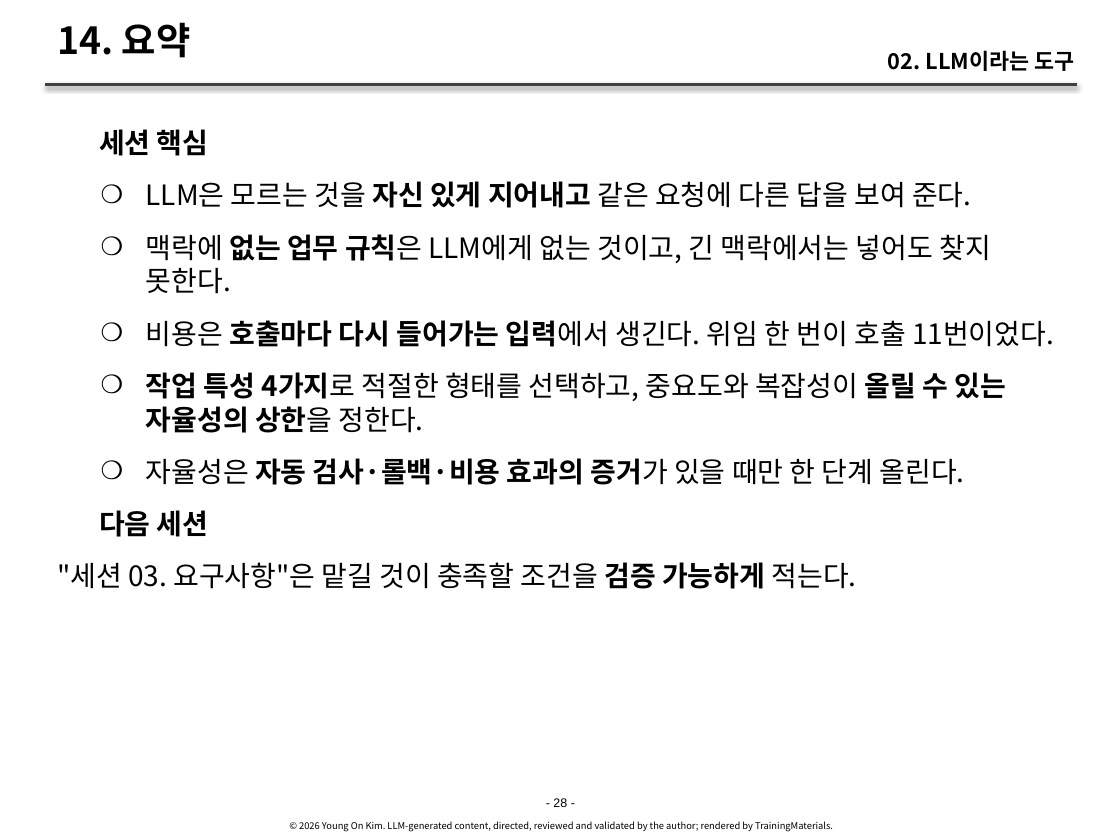
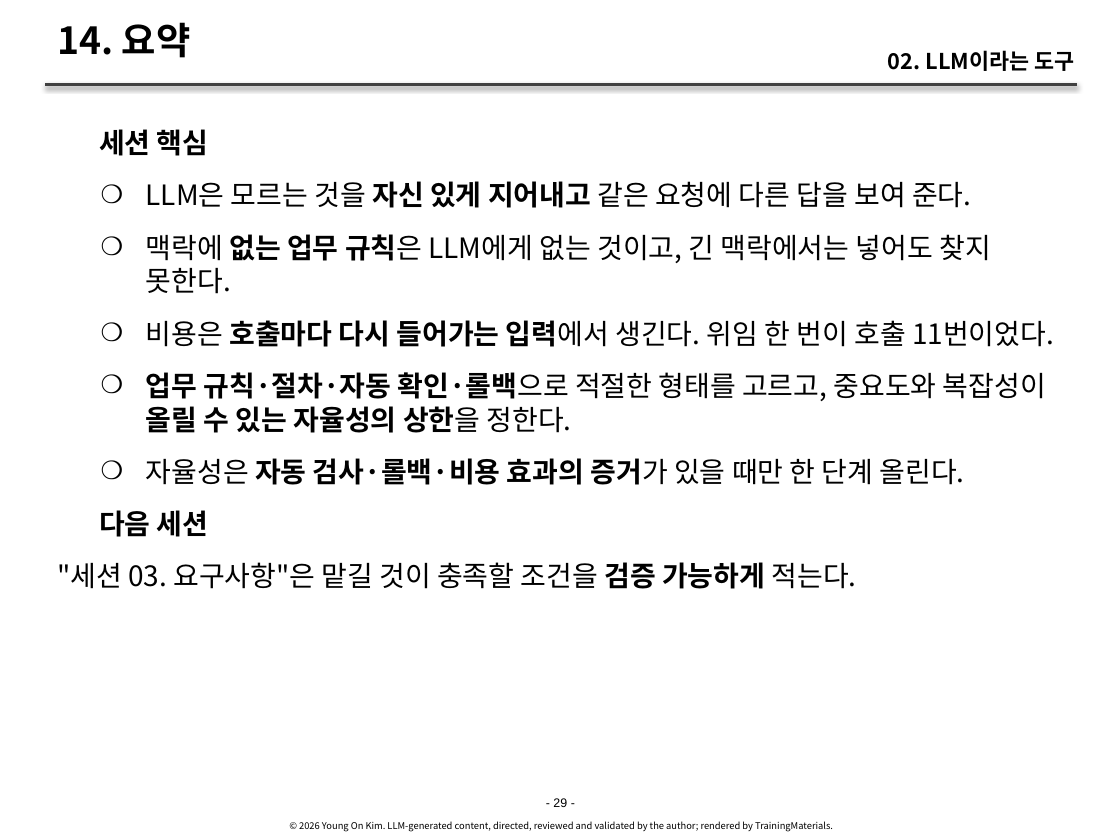
Before and after one commit to YoungSan77/TrainingMaterials, a slide deck: slide 29 of courses/ai-native/sessions/s02.pptx (slide 28 before the commit). Drawn at 1120x840 pixels with LibreOffice and Linux fonts; fonts in the diff are those of the drawing. Boxes give left, top, right and bottom in pixels: in the first picture for what was removed or moved away, otherwise in the second. Text is boxed around its words. In the diff, an @@ line names an element or a change of style, - is before the commit and + after.

```diff
--- a/courses/ai-native/sessions/s02.pptx
+++ b/courses/ai-native/sessions/s02.pptx
@@ text at (x1=146, y1=372, x2=1046, y2=433): text changed; bold on @@
-    ❍ 작업 특성 4가지로 적절한 형태를 선택하고, 중요도와 복잡성이 올릴 수 있는 자율성의 상한을 정한다.
+    ❍ 업무 규칙·절차·자동 확인·롤백으로 적절한 형태를 고르고, 중요도와 복잡성이 올릴 수 있는 자율성의 상한을 정한다.
@@ text at (x1=553, y1=798, x2=567, y2=807): text changed @@
-- 28 -
+- 29 -
```
Also in this commit, not shown: 14 other slides changed, 1 slide added, 4 other files.
